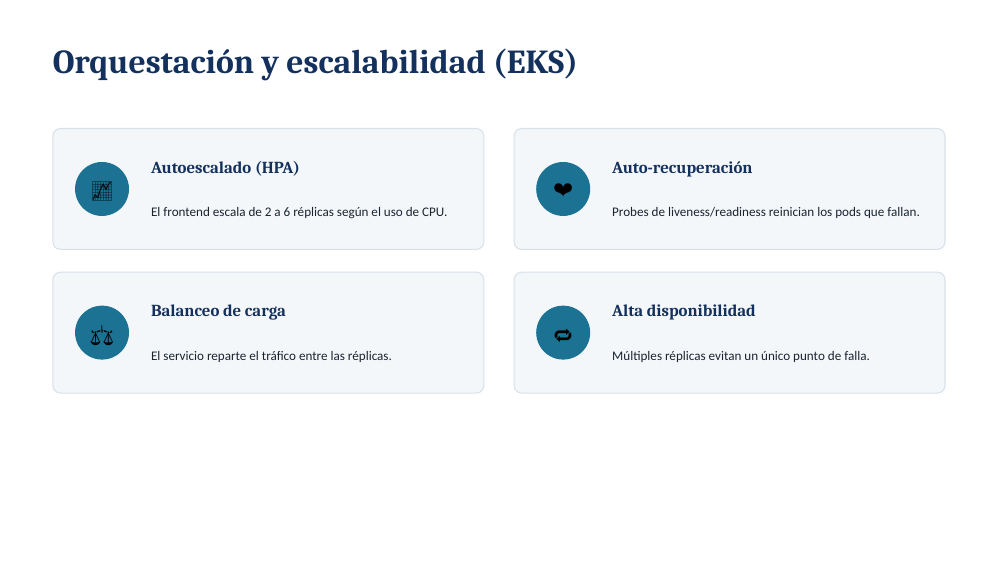
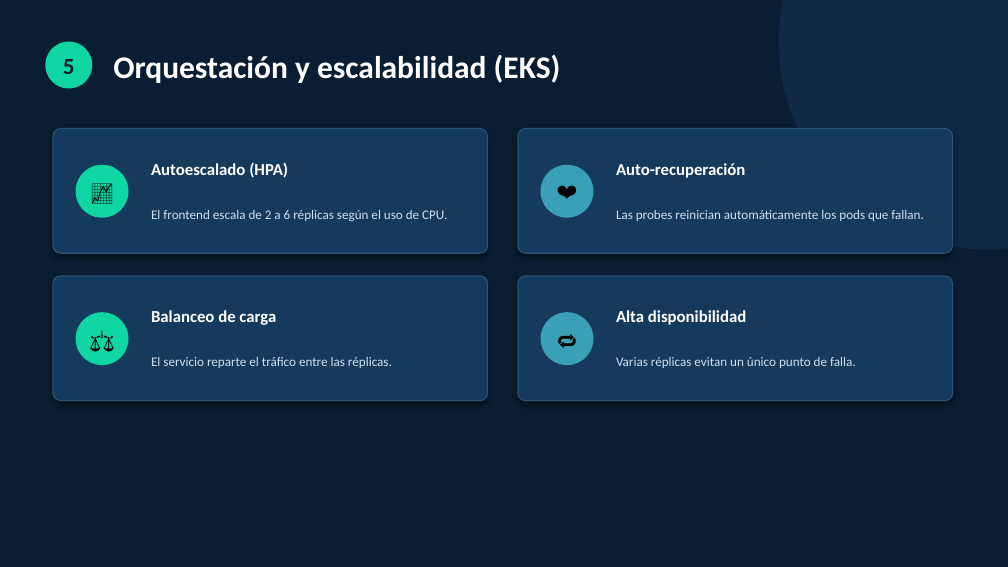
Before and after one commit to Marco-Parra25/Examen-DevOps-Profesor-Mario, a slide deck: slide 7 of docs/Presentacion_ISY1101_TiendaPerritos.pptx. Drawn at 1008x567 pixels with LibreOffice and Linux fonts; fonts in the diff are those of the drawing. Boxes give left, top, right and bottom in pixels: in the first picture for what was removed or moved away, otherwise in the second. Text is boxed around its words. In the diff, an @@ line names an element or a change of style, - is before the commit and + after.

```diff
--- a/docs/Presentacion_ISY1101_TiendaPerritos.pptx
+++ b/docs/Presentacion_ISY1101_TiendaPerritos.pptx
@@ background #FFFFFF to #0A1E33 @@
@@ ellipse added at [779,0,1008,250], fill #102A46 @@
@@ rounded rectangle added at [45,42,92,88], fill #10D6A3 @@
@@ text added at [63,59,75,74], 22 pt, text #0A1E33, bold @@
+5
@@ text "Orquestación y escalabilidad (EKS)": place and size @@
-text "Orquestación y escalabilidad (EKS)" at [53,48,578,81]
+text "Orquestación y escalabilidad (EKS)" at [113,55,561,83]
@@ text "Orquestación y escalabilidad (EKS)" at [113,55,561,83]: size 32 to 30 pt, font Cambria to Calibri, text colour #13315C to #FFFFFF @@
@@ rounded rectangle: place and size @@
-rounded rectangle at [53,129,484,250]
+rounded rectangle at [53,129,488,253]
@@ rounded rectangle: place and size @@
-rounded rectangle at [514,129,945,250]
+rounded rectangle at [518,129,953,253]
@@ rounded rectangle removed at [76,163,129,216] @@
@@ ellipse added at [76,165,129,218], fill #10D6A3 @@
@@ rounded rectangle removed at [537,163,590,216] @@
@@ ellipse added at [541,165,594,218], fill #3AA0B8 @@
@@ text "El frontend escala de 2 ..." at [151,210,447,221]: text colour #1A2330 to #CFE0F2 @@
@@ text at [616,210,924,221]: text changed; text colour #1A2330 to #CFE0F2 @@
-Probes de liveness/readiness reinician los pods que fallan.
+Las probes reinician automáticamente los pods que fallan.
@@ rounded rectangle: place and size @@
-rounded rectangle at [53,272,484,393]
+rounded rectangle at [53,276,488,401]
@@ fill #F4F7FA to #163A5C; outline #D8E1EA 1 pt to #2A5578 1 pt; shadow on; proportions changed in 4 elements at [53,129,488,253], [518,129,953,253], [53,276,488,401], [518,276,953,401] @@
@@ rounded rectangle: place and size @@
-rounded rectangle at [514,272,945,393]
+rounded rectangle at [518,276,953,401]
@@ font Cambria to Calibri, text colour #13315C to #FFFFFF in 4 elements at [151,162,288,178], [616,163,745,178], [151,310,276,325], [616,310,746,325] @@
@@ rounded rectangle removed at [76,306,129,359] @@
@@ ellipse added at [76,312,129,365], fill #10D6A3 @@
@@ rounded rectangle removed at [537,306,590,359] @@
@@ size 20 to 21 pt in 4 elements at [76,165,129,218], [541,165,594,218], [76,312,129,365], [541,312,594,365] @@
@@ ellipse added at [541,312,594,365], fill #3AA0B8 @@
@@ text "El servicio reparte el tráfico ..." at [151,357,392,368]: text colour #1A2330 to #CFE0F2 @@
@@ text at [616,357,856,368]: text changed; text colour #1A2330 to #CFE0F2 @@
-Múltiples réplicas evitan un único punto de falla.
+Varias réplicas evitan un único punto de falla.
```
Also in this commit, not shown: 9 other slides changed.
